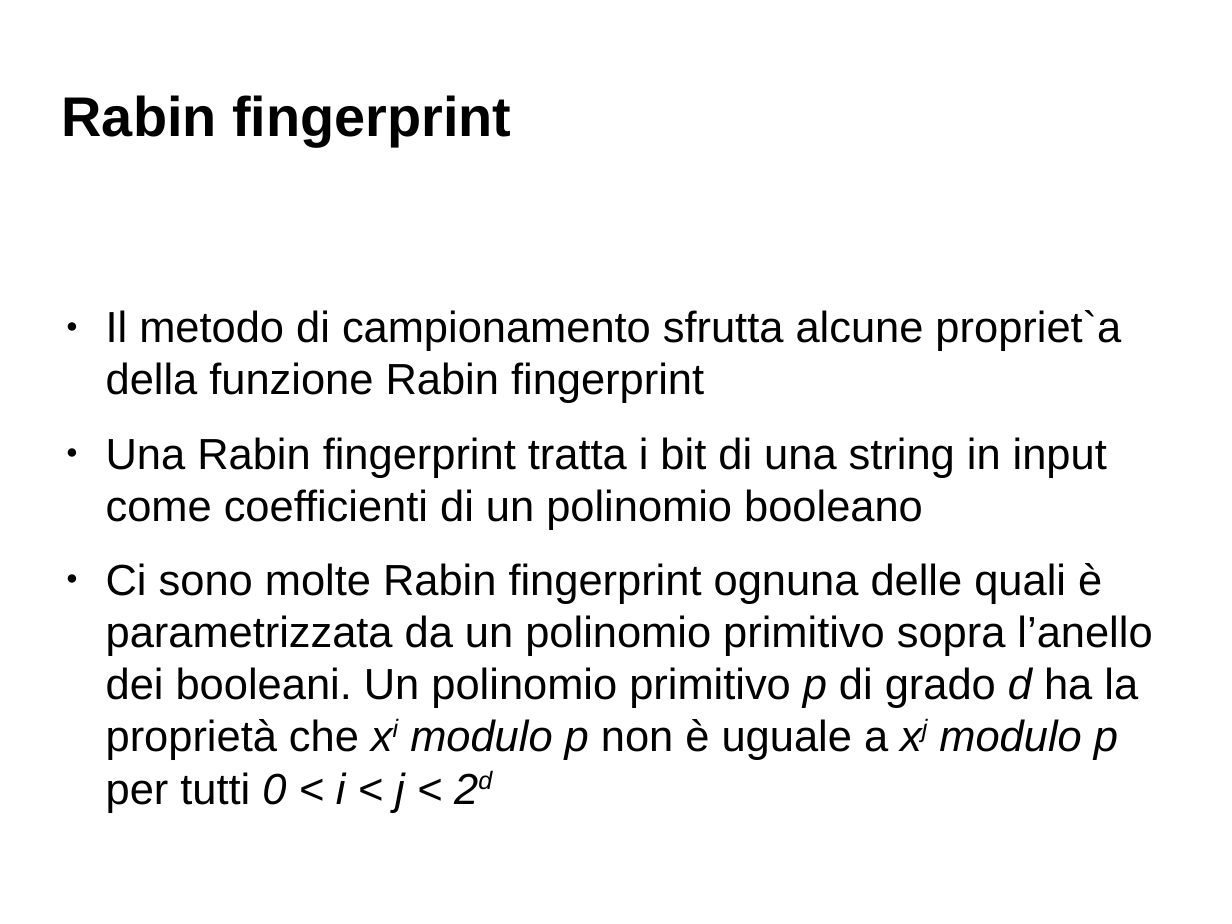
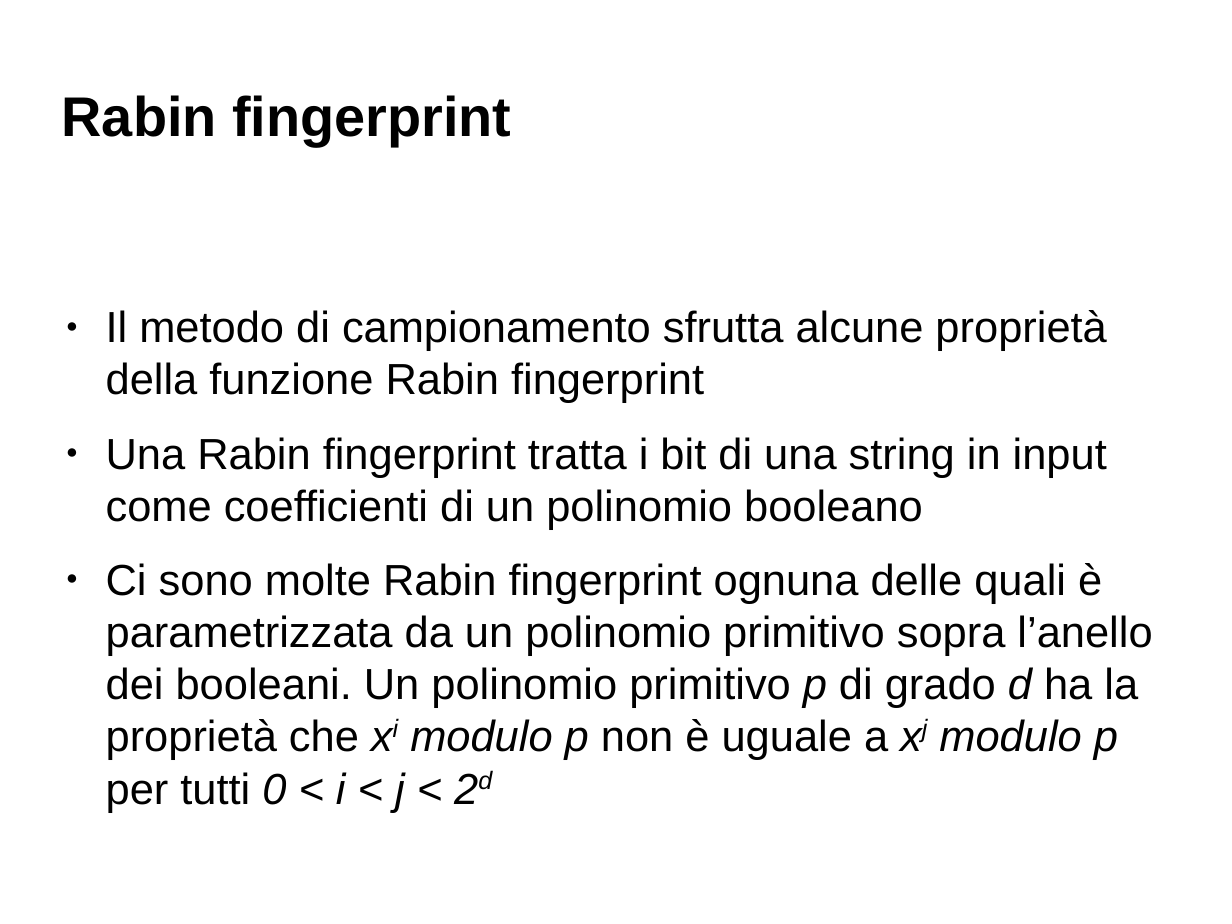
Before and after one commit to Toolanto/presentation, a slide deck: slide 26 of presentazione.odp. Drawn at 1232x924 pixels with LibreOffice and Linux fonts; fonts in the diff are those of the drawing; background and template pictures are left out. Boxes give left, top, right and bottom in pixels: in the first picture for what was removed or moved away, otherwise in the second. Text is boxed around its words. In the diff, an @@ line names an element or a change of style, - is before the commit and + after.

```diff
--- a/presentazione.odp
+++ b/presentazione.odp
@@ text at (x1=106, y1=310, x2=1106, y2=403): text changed @@
-● Il metodo di campionamento sfrutta alcune propriet`a della funzione Rabin fingerprint
+● Il metodo di campionamento sfrutta alcune proprietà della funzione Rabin fingerprint
```
Also in this commit, not shown: 7 other slides changed, 3 slides added, 1 slide removed.
